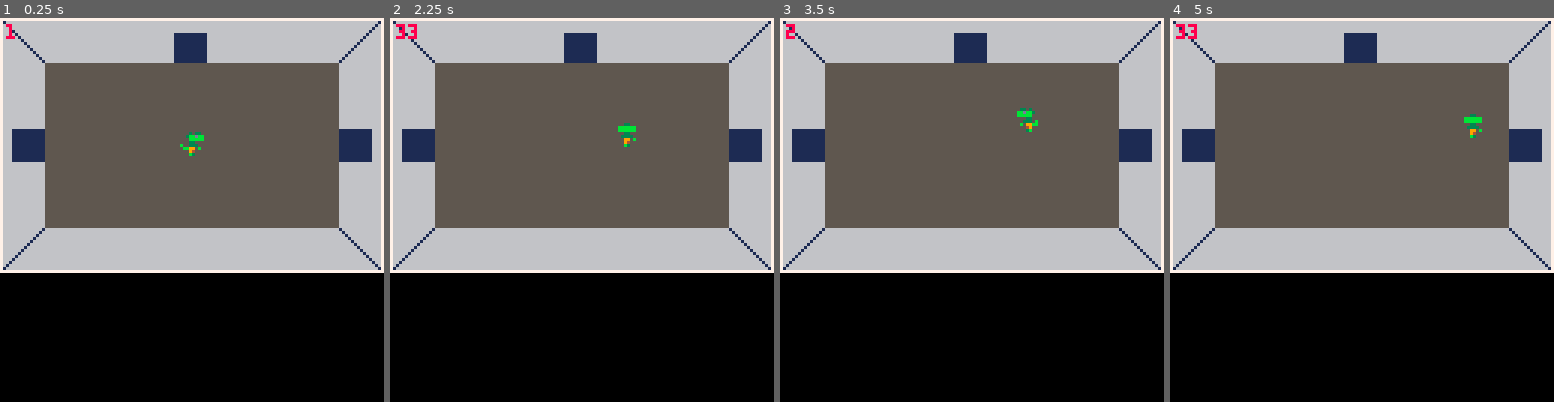
Above: before the commit, frames 1-4 (left to right).
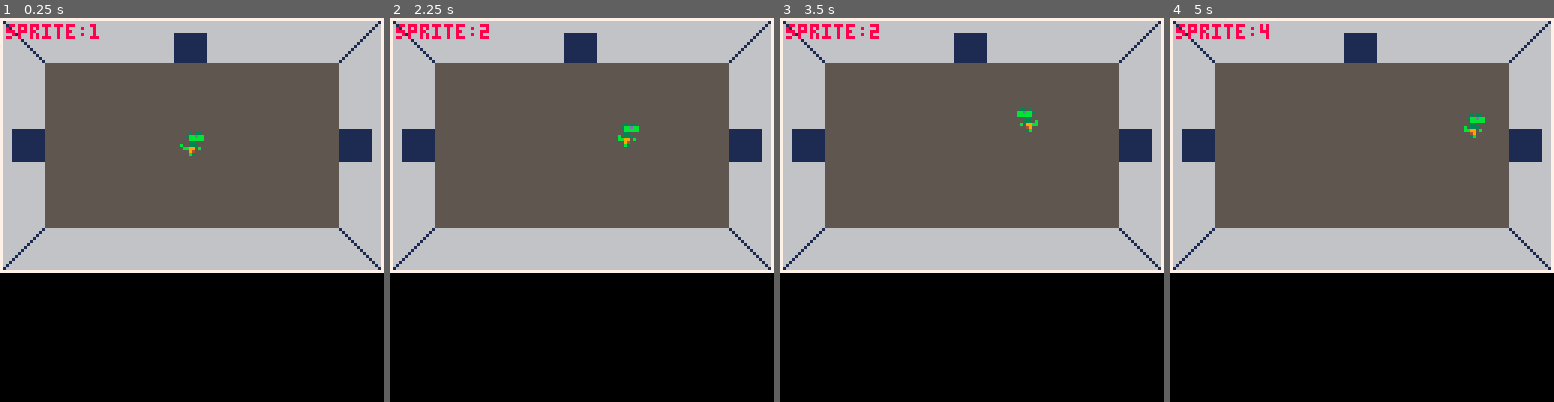
Above: after the commit, the same moments.

Repository: robotspacefish/dungeon_dino
Game: PICO-8 cartridge dungeon_dino.p8
The game is run twice, just before and just after one commit, with the same random seed, the same clock (stepped at 60 frames per second) and the same inputs.
Inputs:
- Up to frame 1 (0.25 s): no input
- Up to frame 2 (2.25 s): hold Right 1.6-2.1 s; hold Up from 2.15 s (still down)
- Up to frame 3 (3.5 s): release Up at 2.42 s; hold Right 2.47-3.03 s; hold Left from 3.08 s (still down)
- Up to frame 4 (5 s): release Left at 3.58 s; hold Down 3.63-3.97 s; hold Right 4.02-4.68 s; hold Up from 4.73 s (still down)

The runs differ from the first frame. In frame 1, 0.4% of the frame differs, in the area x 1-26%, y 1-6%; in frame 2, 0.5%; in frame 3, 0.4%; in frame 4, 0.5%, in the area x 1-83%, y 1-32%.

Commit message:
progress on player anim

Diff:
--- a/dungeon_dino.p8
+++ b/dungeon_dino.p8
@@ -14,7 +14,6 @@
 
 function _update()
 	player.update()
-	player.animate()
 end--_update()
 
 function _draw()
@@ -23,6 +22,11 @@
 	player.draw()
 end--_draw()
 
+
+function print_debug()
+	print("sprite:"..player.sprite,2,2,8)
+	-- print("delay:"..delay,0,16,8)
+end
 -->8
 --================ PLAYER ======================================
 player={
@@ -41,15 +45,15 @@
 player.draw=function()
 		--player
 		spr(player.sprite,player.x,player.y,1,1,player.flp)
-		print(player.sprite,2,2,8)
+		print_debug()
 end
 
 ------- player.update --------------
 player.update=function()
 	player.walking=false
-
 	player.boundaries()
 	player.controls()
+	player.set_sprite()
 	end
 
 ------- player.controls --------------
@@ -58,47 +62,44 @@
 		player.x-=1
 		player.walking=true
 		player.flp=true
-		player.direction = "left"
+		player.direction = "l"
 	elseif btn(1) then
 		player.x+=1
 		player.walking=true
 		player.flp=false
-		player.direction = "right"
+		player.direction = "r"
 	elseif btn(2) then
 		player.y-=1
 		player.walking=true
-		player.direction = "up"
+		player.direction = "u"
+		player.flp=false
 	elseif btn(3) then
 		player.y+=1
 		player.walking=true
-		player.direction = "down"
-	end
-end
+		player.direction = "d"
+		player.flp=false
+	end
+end
+
+------- player.set_sprite --------------
+player.set_sprite=function()
+	if player.walking then
+		if player.direction=="l" or player.direction=="r" then player.animate(1,4) end
+		if player.direction=="u" then player.animate(33,36) end
+		if player.direction=="d" then player.animate(17,20) end
+	else
+		if player.direction=="l" or player.direction=="r" then player.sprite=1 end
+		if player.direction=="u" then player.sprite=33 end
+		if player.direction=="d" then player.sprite=17 end
+	end
+end
+
 ------- player.animate --------------
-player.animate=function()
-	if player.walking then
-		if player.direction == "left" or player.direction == "right" then
-			player.sprite=1
-			if time()-player.anim_time>player.anim_wait then
-				player.sprite+=1
-				player.anim_time=time()
-				if player.sprite>4 then player.sprite=1 end
-			end
-		elseif player.direction == "up" then
-			player.sprite=33
-			if time()-player.anim_time>player.anim_wait then
-				player.sprite+=1
-				player.anim_time=time()
-				if player.sprite>36 then player.sprite=33 end
-			end
-		elseif player.direction == "down" then
-			player.sprite=17
-			if time()-player.anim_time>player.anim_wait then
-				player.sprite+=1
-				player.anim_time=time()
-				if player.sprite>20 then player.sprite=17 end
-			end
-		end
+player.animate=function(first,last)
+	if time()-player.anim_time>player.anim_wait then
+		player.sprite+=1
+		player.anim_time=time()
+		if player.sprite>last then player.sprite=first end
 	end
 end--player.animate()
 
Not shown, added: .DS_Store
